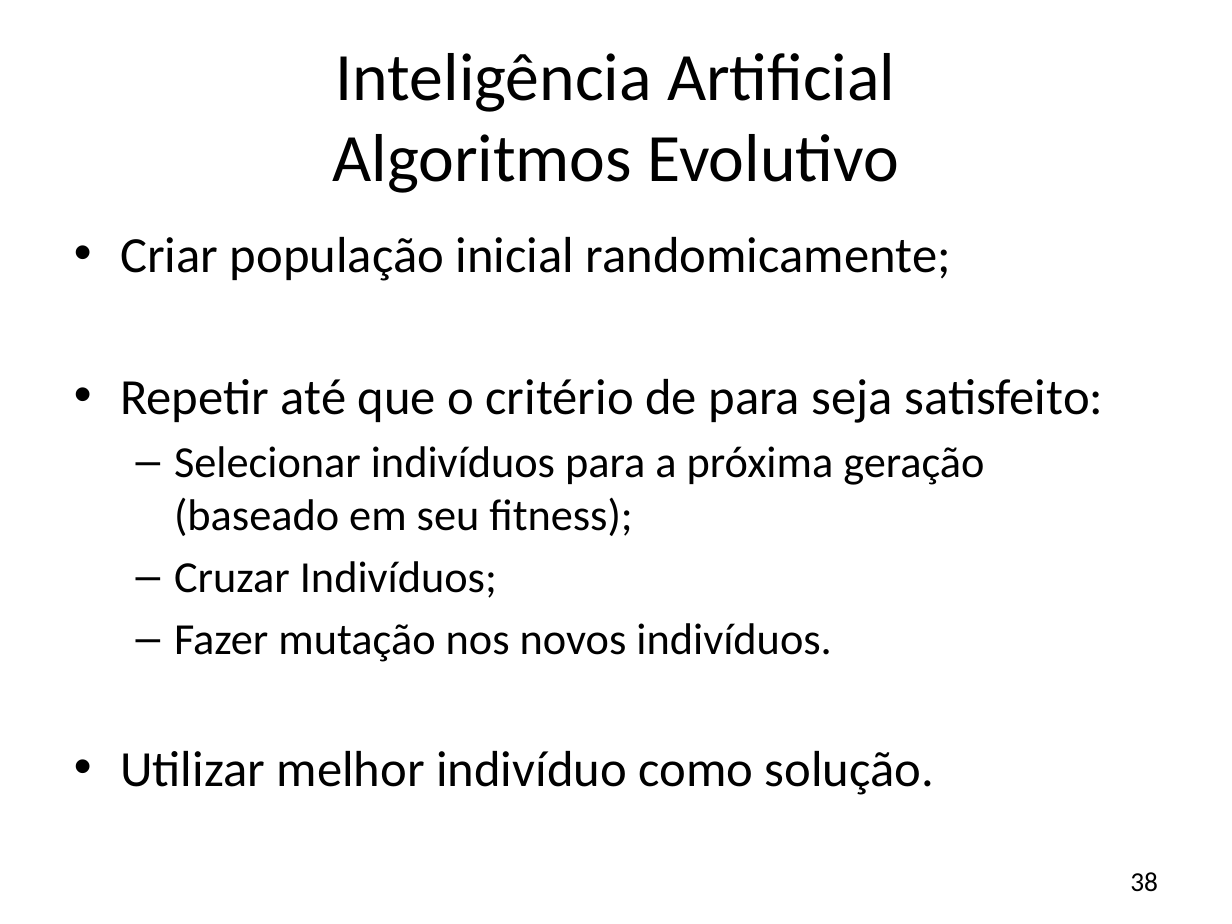
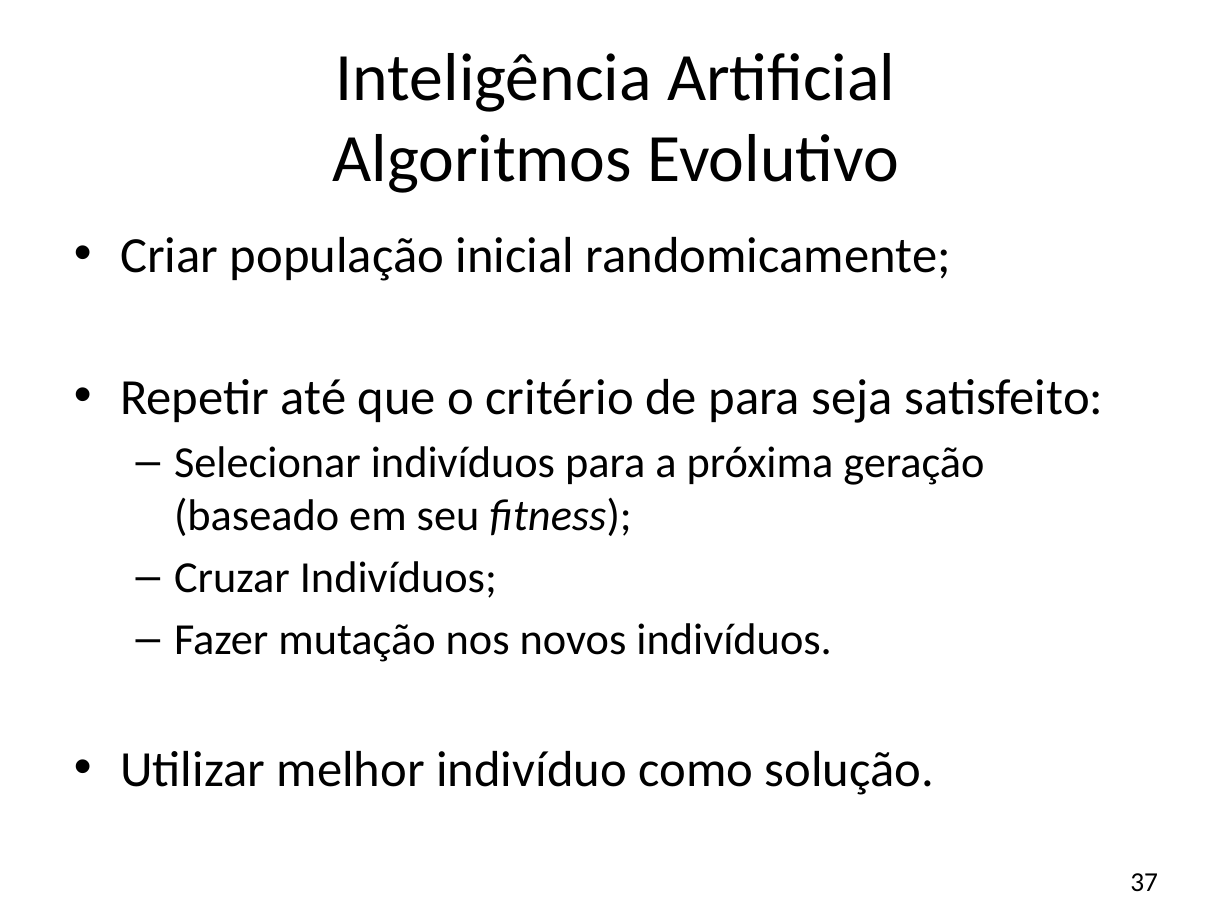
Before and after one commit to JonathanOhara/dissertacao, a slide deck: slide 37 of Apresentação Qualificação.pptx (slide 38 before the commit). Drawn at 1232x924 pixels with LibreOffice and Linux fonts; fonts in the diff are those of the drawing; background and template pictures are left out. Boxes give left, top, right and bottom in pixels: in the first picture for what was removed or moved away, otherwise in the second. Text is boxed around its words. In the diff, an @@ line names an element or a change of style, - is before the commit and + after.

```diff
--- a/Apresentação Qualificação.pptx
+++ b/Apresentação Qualificação.pptx
@@ text at bbox=[174, 446, 984, 536]: italic on in "fitness);" @@
@@ page number at bbox=[1130, 873, 1158, 892]: text changed @@
-38
+37
```
Also in this commit, not shown: 9 other slides changed, 1 slide removed.
